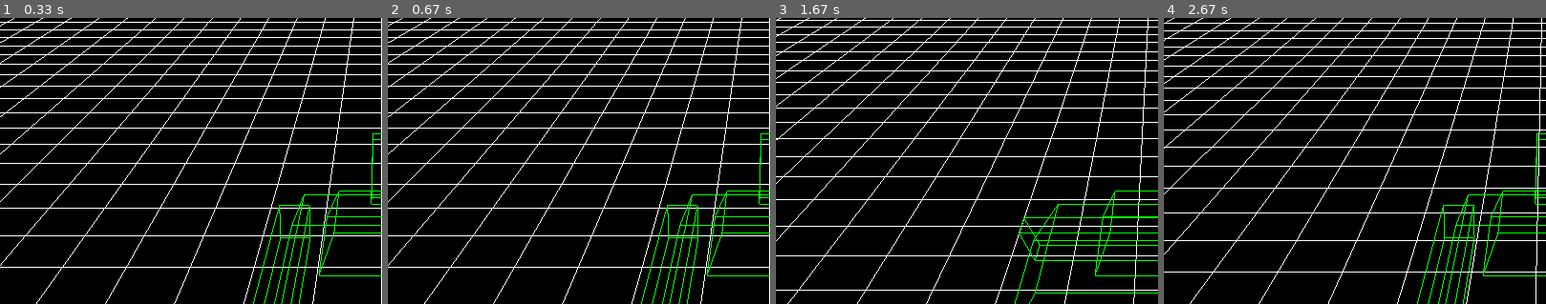
Above: before the commit, frames 1-4 (left to right).
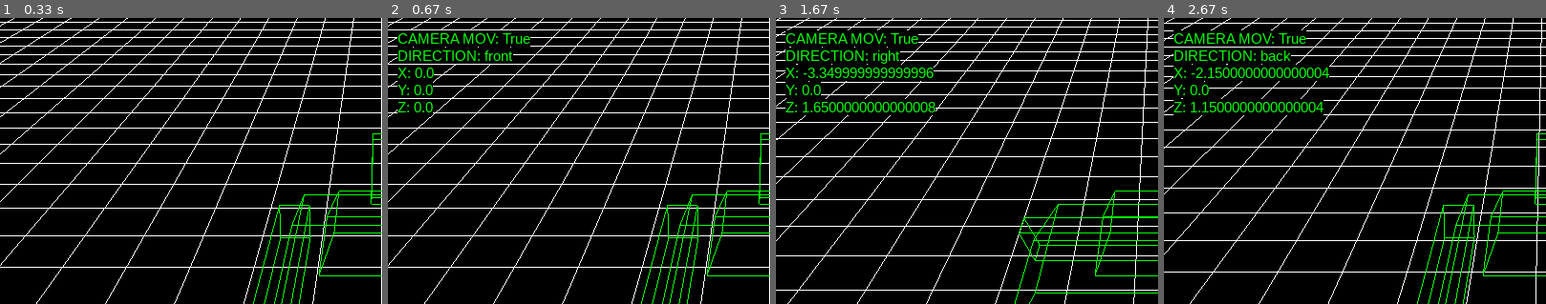
Above: after the commit, the same moments.

Repository: antonioam82/tank_controller
Game: pygame game, started from tank_demo_v.py
Two runs of this game, one before a commit and one after it. Both use one fixed random seed, a clock stepped at 60 frames per second and the inputs below.
Inputs:
- Up to frame 1 (0.33 s): no input
- Up to frame 2 (0.67 s): tap J at 0.33 s
- Up to frame 3 (1.67 s): hold Right 0.67-1.13 s; tap J at 0.73, 1.03, 1.23, 1.57 s; hold Up 1.17-1.47 s; hold Right from 1.5 s (still down)
- Up to frame 4 (2.67 s): tap J at 1.87, 2.07, 2.37, 2.63 s; release Right at 1.97 s; hold Left 2-2.53 s; tap V at 2.15 s; hold Down from 2.57 s (still down)
The pictures show only the part of the screen within x 0-50%, y 0-50%; the shares and areas given below are measured in that part.

Frame 1 is identical in both runs. In frame 2, 1.9% of the frame differs, in the area x 2-38%, y 4-34%; in frame 3, 3.3%; in frame 4, 3.6%, in the area x 2-44%, y 4-34%.

Commit message:
Informacion en pantalla

Diff:
--- a/tank_demo_v.py
+++ b/tank_demo_v.py
@@ -89,6 +89,11 @@
 
     print("\n----------------------------------------------------")
 
+def draw_text(font, x, y, text):
+    textSurface = font.render(text, True, (0, 255, 0), (0, 0, 0))
+    textData = pygame.image.tostring(textSurface, "RGBA", True)
+    glWindowPos2d(x, y)
+    glDrawPixels(textSurface.get_width(), textSurface.get_height(), GL_RGBA, GL_UNSIGNED_BYTE, textData)
 
 
 # ================= MAIN =================
@@ -97,6 +102,8 @@
     pygame.init()
     display = (800, 600)
 
+    font = pygame.font.SysFont('arial',15)
+
     # ========================== ANTIALIASING =========================
     #pygame.display.gl_set_attribute(pygame.GL_MULTISAMPLEBUFFERS, 1)
     #pygame.display.gl_set_attribute(GL_MULTISAMPLESAMPLES, 6)
@@ -141,6 +148,7 @@
     #stop_rate = 0.0
     last_cam_pos_x = last_cam_pos_z = 0.0
 
+    hide_info = True
 
     model_angle = 180
     y_tower = 0.0
@@ -199,6 +207,9 @@
                 elif e.key == K_c:
                     grid_mov_x = grid_mov_z = 0.0
                     #stop_rate = 0.01
+
+                elif e.key == K_j:
+                    hide_info = not hide_info
 
                 elif e.key == K_s:
                     stop_camera = not stop_camera
@@ -341,6 +352,13 @@
 
         glPopMatrix()
 
+        if not hide_info:
+            draw_text(font, 10, 570, f'CAMERA MOV: {not stop_camera}')
+            draw_text(font, 10, 552, f'DIRECTION: {direction}')
+            draw_text(font, 10, 534, f'X: {x}')
+            draw_text(font, 10, 516, f'Y: {y}')
+            draw_text(font, 10, 498, f'Z: {z}')
+
         pygame.display.flip()
         pygame.time.wait(10)
 
